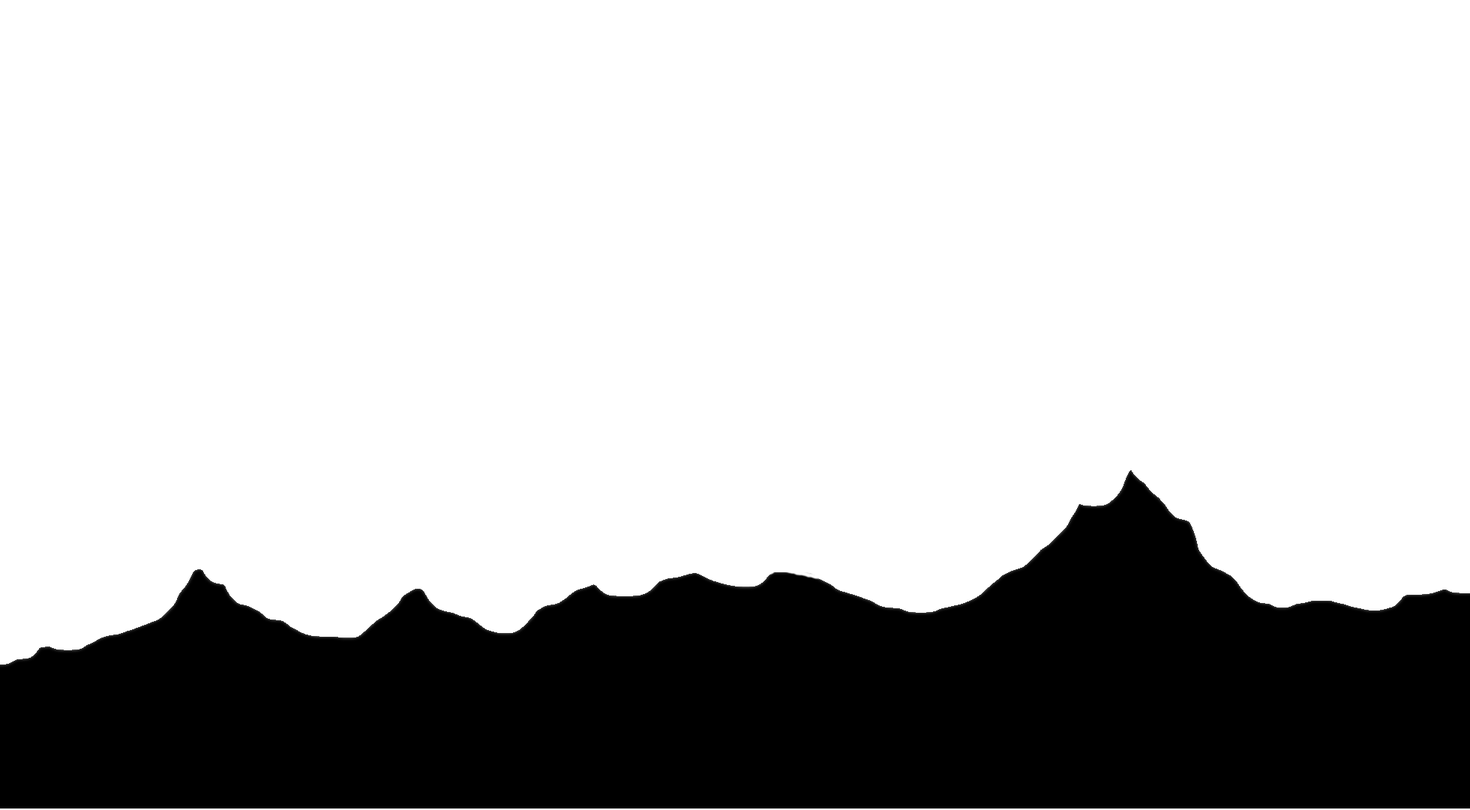
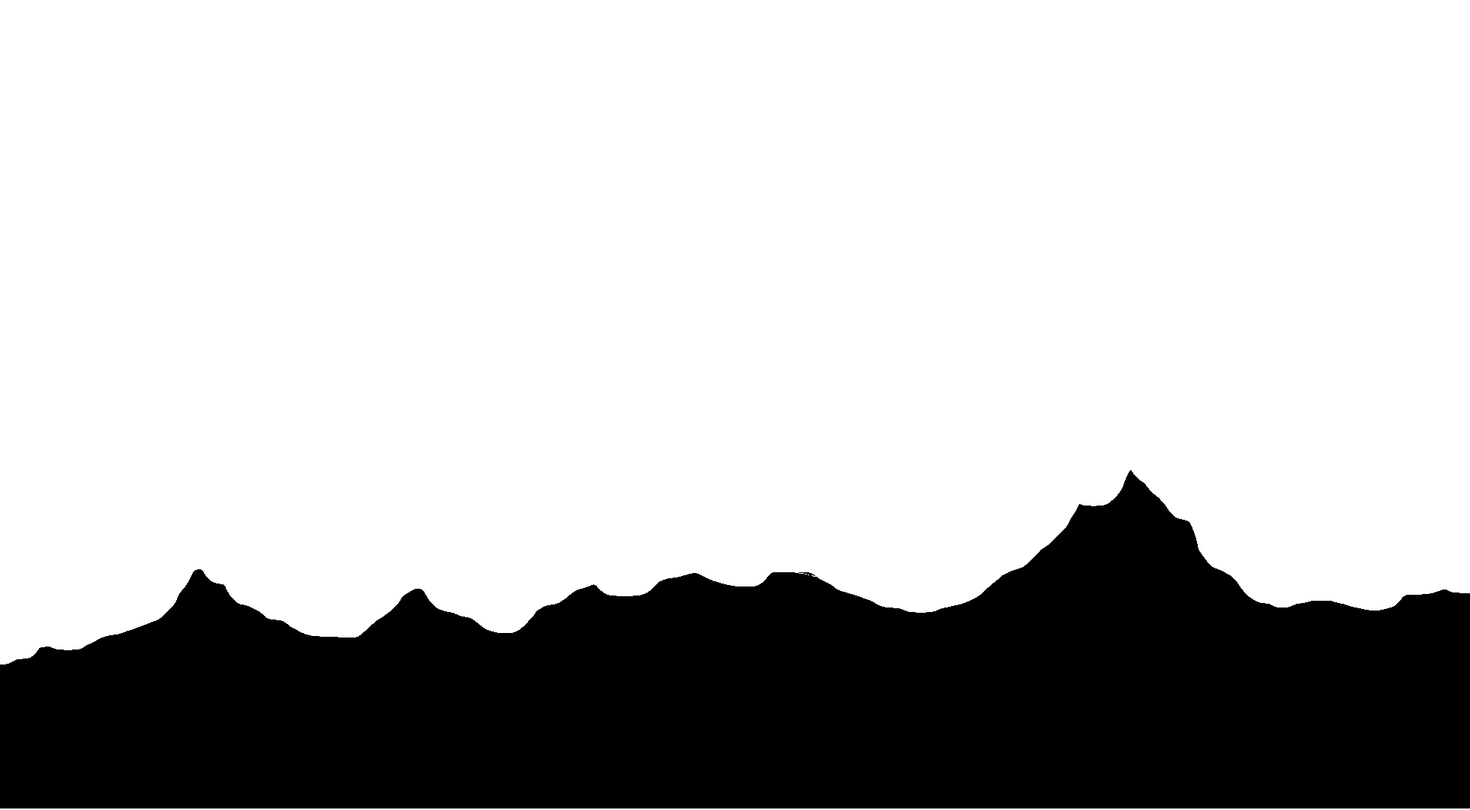
The second (1470, 810) image is a revision of the first. Changes to its layers:
painted on "Background" over (x1=0, y1=470, x2=1470, y2=669)
